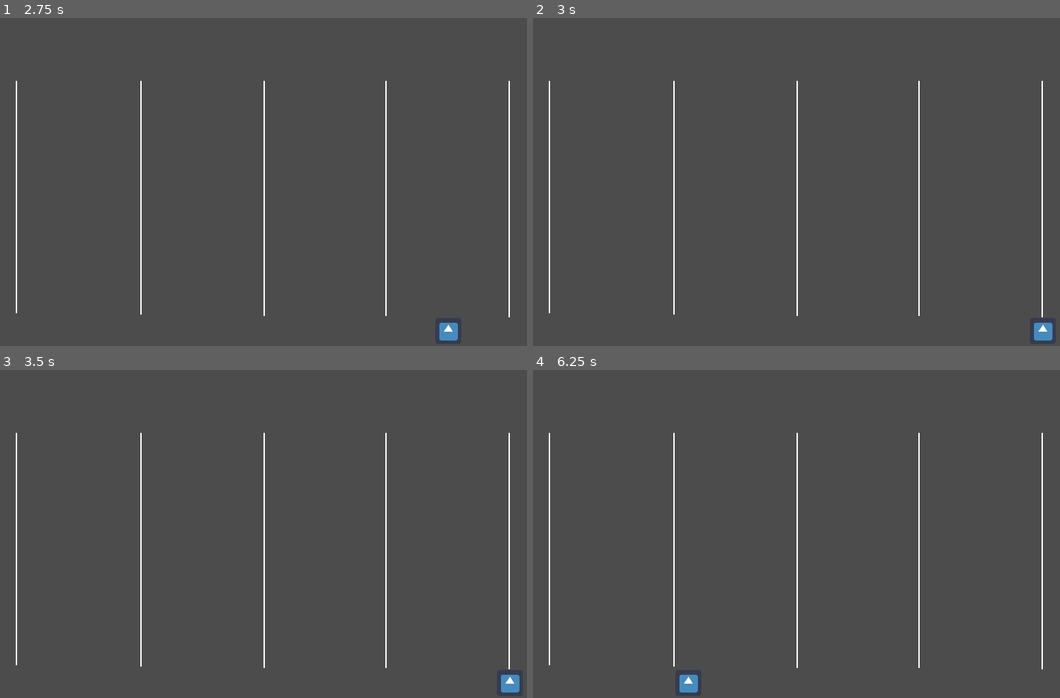
Above: before the commit, frames 1-4 (two rows, left to right).
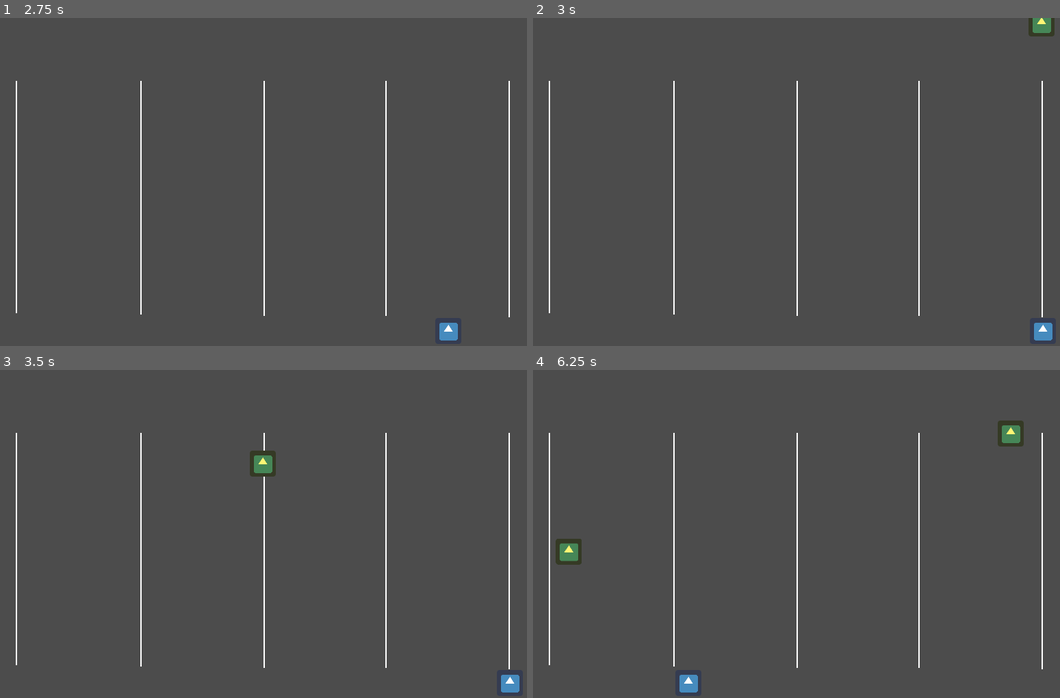
Above: after the commit, the same moments.

Repository: Sleeping-Robot-Games/vapor-rider
Game: Godot game, scene res://scenes/Game.tscn
The game is run twice, just before and just after one commit, with the same random seed, the same clock (stepped at 60 frames per second) and the same inputs. The engine's default icon, where the game draws it, is replaced by a stand-in: a white triangle on a blue panel in a dark square.
Inputs:
- Up to frame 1 (2.75 s): tap Enter at 0.5 s; hold Right (right) 0.53-1.28 s; tap Space (shoot) at 0.6, 1.35, 2.1 s; hold Left (left) 1.28-2.03 s; hold Right (right) from 2.03 s (still down)
- Up to frame 2 (3 s): keep holding Right (right); tap Space (shoot) at 2.85 s
- Up to frame 3 (3.5 s): keep holding Right (right)
- Up to frame 4 (6.25 s): release Right (right) at 3.53 s; hold Left (left) 3.53-5.78 s; tap Space (shoot) every 0.75 s from 3.6 to 5.85 s; hold Right (right) from 5.78 s (still down)

Frame 1 is identical in both runs. In frame 2, 0.3% of the frame differs, in the area x 94-99%, y 0-6%; in frame 3, 0.4%; in frame 4, 0.8%, in the area x 4-94%, y 15-60%.

Commit message:
Enemies spawn and tween around the map randomly

Diff:
--- a/scenes/Bullet.tscn
+++ b/scenes/Bullet.tscn
@@ -7,7 +7,8 @@
 extents = Vector2( 3, 8 )
 
 [node name="Bullet" type="Node2D"]
-scale = Vector2( 0.3, 0.3 )
+modulate = Color( 1, 0.262745, 0.262745, 1 )
+scale = Vector2( 0.5, 0.5 )
 script = ExtResource( 2 )
 
 [node name="Area2D" type="Area2D" parent="."]
--- a/scenes/Enemy.tscn
+++ b/scenes/Enemy.tscn
@@ -7,6 +7,7 @@
 extents = Vector2( 29, 30 )
 
 [node name="Enemy" type="KinematicBody2D"]
+scale = Vector2( 0.3, 0.3 )
 collision_layer = 2
 collision_mask = 2
 script = ExtResource( 2 )
@@ -15,9 +16,9 @@
 shape = SubResource( 1 )
 
 [node name="Sprite" type="Sprite" parent="."]
-modulate = Color( 1, 0.458824, 0.458824, 1 )
+modulate = Color( 1, 0.964706, 0.458824, 1 )
 texture = ExtResource( 1 )
 
-[node name="MoveTimer" type="Timer" parent="."]
+[node name="Tween" type="Tween" parent="."]
 
-[connection signal="timeout" from="MoveTimer" to="." method="_on_MoveTimer_timeout"]
+[connection signal="tween_all_completed" from="Tween" to="." method="_on_Tween_tween_all_completed"]
--- a/scenes/Game.tscn
+++ b/scenes/Game.tscn
@@ -1,6 +1,7 @@
-[gd_scene load_steps=4 format=2]
+[gd_scene load_steps=5 format=2]
 
 [ext_resource path="res://scenes/Player.tscn" type="PackedScene" id=1]
+[ext_resource path="res://scripts/Game.gd" type="Script" id=2]
 
 [sub_resource type="Curve2D" id=3]
 _data = {
@@ -24,6 +25,7 @@
 }
 
 [node name="Game" type="Node2D"]
+script = ExtResource( 2 )
 
 [node name="YSort" type="YSort" parent="."]
 
@@ -74,62 +76,104 @@
 
 [node name="EnemyPositionPoints" type="Node2D" parent="YSort"]
 
-[node name="Spawn0" type="Position2D" parent="YSort/EnemyPositionPoints"]
+[node name="Spawns" type="Node2D" parent="YSort/EnemyPositionPoints"]
+
+[node name="Spawn0" type="Position2D" parent="YSort/EnemyPositionPoints/Spawns"]
 position = Vector2( 20, 3 )
 
-[node name="Spawn1" type="Position2D" parent="YSort/EnemyPositionPoints"]
+[node name="Spawn1" type="Position2D" parent="YSort/EnemyPositionPoints/Spawns"]
 position = Vector2( 110, 3 )
 
-[node name="Spawn2" type="Position2D" parent="YSort/EnemyPositionPoints"]
+[node name="Spawn2" type="Position2D" parent="YSort/EnemyPositionPoints/Spawns"]
 position = Vector2( 200, 3 )
 
-[node name="Spawn3" type="Position2D" parent="YSort/EnemyPositionPoints"]
+[node name="Spawn3" type="Position2D" parent="YSort/EnemyPositionPoints/Spawns"]
 position = Vector2( 288, 4 )
 
-[node name="Spawn4" type="Position2D" parent="YSort/EnemyPositionPoints"]
+[node name="Spawn4" type="Position2D" parent="YSort/EnemyPositionPoints/Spawns"]
 position = Vector2( 379, 4 )
 
-[node name="Lane0Pos0" type="Position2D" parent="YSort/EnemyPositionPoints"]
+[node name="Lanes" type="Node2D" parent="YSort/EnemyPositionPoints"]
+
+[node name="Lane0Pos0" type="Position2D" parent="YSort/EnemyPositionPoints/Lanes"]
 position = Vector2( 20, 45 )
 
-[node name="Lane0Pos1" type="Position2D" parent="YSort/EnemyPositionPoints"]
+[node name="Lane0Pos1" type="Position2D" parent="YSort/EnemyPositionPoints/Lanes"]
 position = Vector2( 20, 88 )
 
-[node name="Lane0Pos2" type="Position2D" parent="YSort/EnemyPositionPoints"]
+[node name="Lane0Pos2" type="Position2D" parent="YSort/EnemyPositionPoints/Lanes"]
 position = Vector2( 20, 133 )
 
-[node name="Lane0Pos3" type="Position2D" parent="YSort/EnemyPositionPoints"]
+[node name="Lane0Pos3" type="Position2D" parent="YSort/EnemyPositionPoints/Lanes"]
 position = Vector2( 20, 178 )
 
-[node name="Lane0Pos4" type="Position2D" parent="YSort/EnemyPositionPoints"]
+[node name="Lane1Pos0" type="Position2D" parent="YSort/EnemyPositionPoints/Lanes"]
+position = Vector2( 111, 45 )
+
+[node name="Lane1Pos1" type="Position2D" parent="YSort/EnemyPositionPoints/Lanes"]
+position = Vector2( 111, 87 )
+
+[node name="Lane1Pos2" type="Position2D" parent="YSort/EnemyPositionPoints/Lanes"]
+position = Vector2( 111, 132 )
+
+[node name="Lane1Pos3" type="Position2D" parent="YSort/EnemyPositionPoints/Lanes"]
+position = Vector2( 111, 176 )
+
+[node name="Lane2Pos0" type="Position2D" parent="YSort/EnemyPositionPoints/Lanes"]
+position = Vector2( 201, 45 )
+
+[node name="Lane2Pos1" type="Position2D" parent="YSort/EnemyPositionPoints/Lanes"]
+position = Vector2( 201, 85 )
+
+[node name="Lane2Pos2" type="Position2D" parent="YSort/EnemyPositionPoints/Lanes"]
+position = Vector2( 201, 130 )
+
+[node name="Lane2Pos3" type="Position2D" parent="YSort/EnemyPositionPoints/Lanes"]
+position = Vector2( 201, 174 )
+
+[node name="Lane3Pos0" type="Position2D" parent="YSort/EnemyPositionPoints/Lanes"]
+position = Vector2( 289, 45 )
+
+[node name="Lane3Pos1" type="Position2D" parent="YSort/EnemyPositionPoints/Lanes"]
+position = Vector2( 289, 84 )
+
+[node name="Lane3Pos2" type="Position2D" parent="YSort/EnemyPositionPoints/Lanes"]
+position = Vector2( 290, 130 )
+
+[node name="Lane3Pos3" type="Position2D" parent="YSort/EnemyPositionPoints/Lanes"]
+position = Vector2( 289, 174 )
+
+[node name="Lane4Pos0" type="Position2D" parent="YSort/EnemyPositionPoints/Lanes"]
+position = Vector2( 379, 45 )
+
+[node name="Lane4Pos1" type="Position2D" parent="YSort/EnemyPositionPoints/Lanes"]
+position = Vector2( 379, 84 )
+
+[node name="Lane4Pos2" type="Position2D" parent="YSort/EnemyPositionPoints/Lanes"]
+position = Vector2( 380, 130 )
+
+[node name="Lane4Pos3" type="Position2D" parent="YSort/EnemyPositionPoints/Lanes"]
+position = Vector2( 380, 173 )
+
+[node name="Deliveries" type="Node2D" parent="YSort/EnemyPositionPoints"]
+
+[node name="Lane0" type="Position2D" parent="YSort/EnemyPositionPoints/Deliveries"]
 position = Vector2( 20, 220 )
 
-[node name="Lane1Pos0" type="Position2D" parent="YSort/EnemyPositionPoints"]
-position = Vector2( 111, 45 )
-
-[node name="Lane1Pos1" type="Position2D" parent="YSort/EnemyPositionPoints"]
-position = Vector2( 111, 87 )
-
-[node name="Lane1Pos2" type="Position2D" parent="YSort/EnemyPositionPoints"]
-position = Vector2( 111, 132 )
-
-[node name="Lane1Pos3" type="Position2D" parent="YSort/EnemyPositionPoints"]
-position = Vector2( 111, 176 )
-
-[node name="Lane1Pos4" type="Position2D" parent="YSort/EnemyPositionPoints"]
+[node name="Lane1" type="Position2D" parent="YSort/EnemyPositionPoints/Deliveries"]
 position = Vector2( 111, 220 )
 
-[node name="Lane2Pos0" type="Position2D" parent="YSort/EnemyPositionPoints"]
-position = Vector2( 201, 45 )
+[node name="Lane2" type="Position2D" parent="YSort/EnemyPositionPoints/Deliveries"]
+position = Vector2( 201, 220 )
 
-[node name="Lane2Pos1" type="Position2D" parent="YSort/EnemyPositionPoints"]
-position = Vector2( 201, 85 )
+[node name="Lane3" type="Position2D" parent="YSort/EnemyPositionPoints/Deliveries"]
+position = Vector2( 289, 219 )
 
-[node name="Lane2Pos2" type="Position2D" parent="YSort/EnemyPositionPoints"]
-position = Vector2( 201, 130 )
+[node name="Lane4" type="Position2D" parent="YSort/EnemyPositionPoints/Deliveries"]
+position = Vector2( 379, 219 )
 
-[node name="Lane2Pos3" type="Position2D" parent="YSort/EnemyPositionPoints"]
-position = Vector2( 201, 174 )
+[node name="EnemySpawnTimer" type="Timer" parent="."]
+wait_time = 3.0
+autostart = true
 
-[node name="Lane2Pos4" type="Position2D" parent="YSort/EnemyPositionPoints"]
-position = Vector2( 201, 220 )
+[connection signal="timeout" from="EnemySpawnTimer" to="." method="_on_EnemySpawnTimer_timeout"]
--- a/scripts/Bullet.gd
+++ b/scripts/Bullet.gd
@@ -1,23 +1,26 @@
 extends Node2D
 
-var speed = 10
+var speed = 5
 
 var player: bool = true
 
-var life_time = .27 # Length of lane
+var life_time = .6 # Length of lane
 var life_spawn = 0
 
 var fire_direction: int
 
 func _ready():
 	if player:
+		speed = 5
 		fire_direction = -speed
 	else:
+		speed = 2.5
+		life_time = 2
+		rotation_degrees = 180
 		fire_direction = speed
 
 func _physics_process(delta):
 	position.y += fire_direction
-	# TODO: collide with enemies
 
 	life_spawn += delta
 	if life_spawn > life_time:
@@ -25,7 +28,10 @@
 
 
 func _on_Area2D_body_entered(body):
-	print(body)
 	if body.has_method('dmg'):
-		body.dmg()
-		queue_free()
+		if player and "Enemy" in body.name:
+			body.dmg()
+			queue_free()
+		elif not player and 'Player' in body.name:
+			body.dmg()
+			queue_free()
--- a/scripts/Enemy.gd
+++ b/scripts/Enemy.gd
@@ -1,19 +1,64 @@
 extends KinematicBody2D
 
-var path_follow: PathFollow2D
+var random = RandomNumberGenerator.new()
 
-var speed = 250
+onready var tween = get_node("Tween")
+
+var spawn_pos_points = []
+var lane_pos_points = []
+var prev_lane_pos: Vector2
+var current_lane_pos: Vector2
+
+var move_pos_animation
+
 
 func _ready():
-	path_follow = get_parent()
+	add_to_group("enemies")
+
+	spawn_pos_points = get_tree().get_root().get_node('Game/YSort/EnemyPositionPoints/Spawns').get_children()
+	lane_pos_points = get_tree().get_root().get_node('Game/YSort/EnemyPositionPoints/Lanes').get_children()
 
 func _physics_process(delta):
-	path_follow.set_offset(path_follow.get_offset() + speed * delta)
+	pass
+
+func spawn():
+	global_position = find_spawn_point()
+	current_lane_pos = global_position
+	move()
+
+func move():
+	prev_lane_pos = current_lane_pos
+	current_lane_pos = find_new_lane_pos()
+
+	tween.interpolate_property(self, "position", prev_lane_pos, current_lane_pos, 1, Tween.TRANS_LINEAR, Tween.EASE_IN_OUT)
+	tween.start()
+
+func shoot():
+	var bullet_scene = preload("res://scenes/Bullet.tscn")
+	var bullet = bullet_scene.instance()
+	bullet.player = false
+	bullet.global_position = Vector2(global_position.x, global_position.y + 20)
+	get_parent().call_deferred('add_child', bullet)
 
 func dmg():
 	queue_free()
 
+func find_spawn_point():
+	random.randomize()
+	var n = random.randi_range(0, 4)
+	return spawn_pos_points[n].global_position
 
-func _on_MoveTimer_timeout():
-	pass # Replace with function body.
-	## NOTE: When moving LanePos4 will not be used. Created it for items to drop down to player
+func find_new_lane_pos():
+	random.randomize()
+	## TODO: Refactor to be smarter about changing lane pos
+	## TODO: Enemies only change to the next lane over or go up or back
+	## TODO: Add in spawn points as well to this
+	var n = random.randi_range(0, lane_pos_points.size()-1)
+	return lane_pos_points[n].global_position
+
+
+func _on_Tween_tween_all_completed():
+	var coin_toss = random.randi_range(0, 1)
+	if coin_toss == 1:
+		shoot()
+	move()
--- /dev/null
+++ b/scripts/Game.gd
@@ -0,0 +1,14 @@
+extends Node2D
+
+var max_enemies = 3
+
+func _ready():
+	pass
+
+func _on_EnemySpawnTimer_timeout():
+	var enemies = get_tree().get_nodes_in_group("enemies")
+	if enemies.size() < max_enemies:
+		var enemy_scene = load("res://scenes/Enemy.tscn")
+		var new_enemy = enemy_scene.instance()
+		get_node('YSort').add_child(new_enemy)
+		new_enemy.spawn()
--- a/scripts/Player.gd
+++ b/scripts/Player.gd
@@ -14,7 +14,7 @@
 	animation = animation_player.get_animation('move_lane')
 	path_follow.offset = lanes[current_lane_index]
 
-func get_input(delta):
+func get_input():
 	if Input.is_action_pressed("right"):
 		if not animation_player.is_playing():
 			if current_lane_index != 4:
@@ -40,7 +40,7 @@
 			shoot()
 
 func _physics_process(delta):
-	get_input(delta)
+	get_input()
 
 func shoot():
 	if not bullet_on_cooldown:
